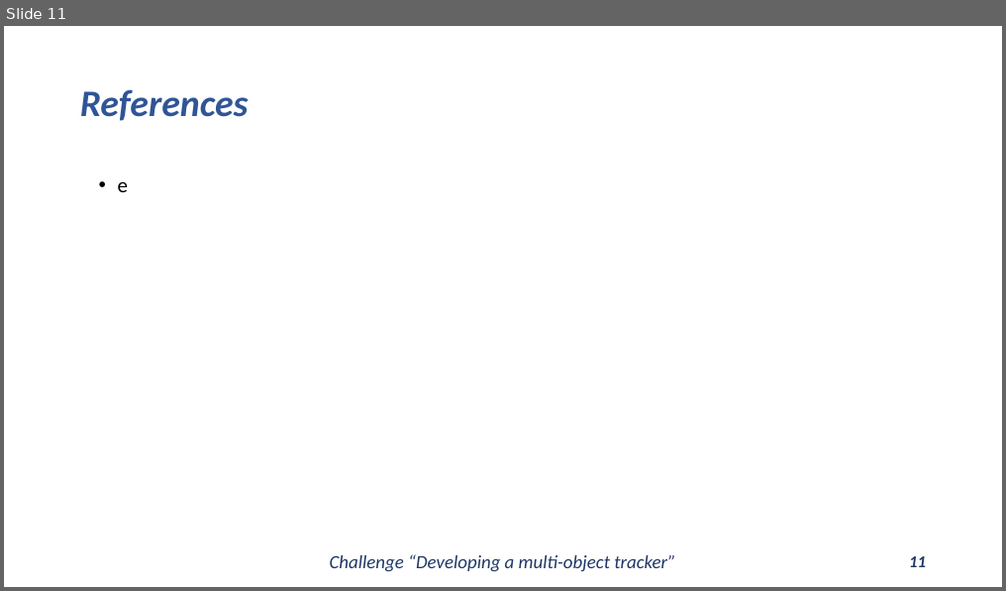
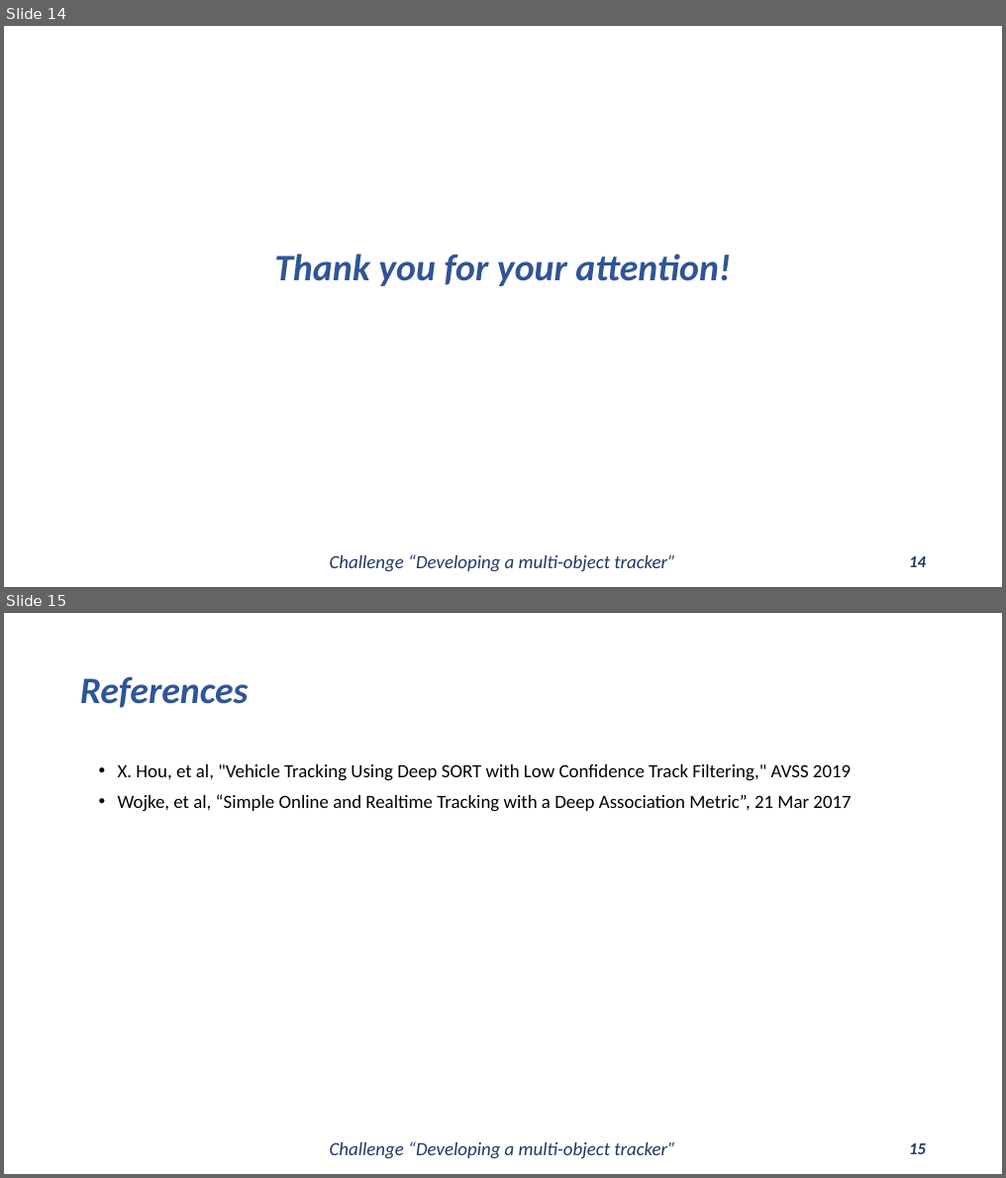
Before and after one commit to Javimh18/DL4VSP, a slide deck: dlvsp_challenge_material/challenge.pptx. Shown one above the other, each under a label of ours: slide 11 before the commit, slides 14 and 15 after it. The pictures are 1006x591 and 1006x1178 pixels, drawn with LibreOffice and Linux fonts; fonts in the diff are those of the drawing. Boxes give left, top, right and bottom in pixels: in the first picture for what was removed or moved away, otherwise in the second. Text is boxed around its words. In the diff, an @@ line names an element or a change of style, - is before the commit and + after.

```diff
--- a/dlvsp_challenge_material/challenge.pptx
+++ b/dlvsp_challenge_material/challenge.pptx
@@ slide 15 added at [4,613,1002,1174], background #FFFFFF @@
@@ title added at [80,676,249,708], 36 pt, text #2F5597, bold, italic @@
+References
@@ subtitle added at [118,764,850,812], 18 pt, text #000000 @@
+• X. Hou, et al, "Vehicle Tracking Using Deep SORT with Low Confidence Track Filtering," AVSS 2019
+• Wojke, et al, “Simple Online and Realtime Tracking with a Deep Association Metric”, 21 Mar 2017
@@ text added at [330,1142,676,1159], 18 pt, text #203864, italic @@
+Challenge “Developing a multi-object tracker”
@@ page number added at [909,1144,926,1155], 16 pt, text #203864, bold, italic @@
+15
@@ what was slide 11 is now slide 14 @@
@@ slide 14 changed as well @@
@@ title removed at [80,89,249,121] @@
-References
@@ subtitle removed at [118,182,128,192] @@
-• e
@@ title added at [274,254,731,286], 36 pt, text #2F5597, bold, italic @@
+Thank you for your attention!
@@ page number at [909,557,926,568]: text changed @@
-11
+14
```
Also in this commit, not shown: 10 other slides changed, 3 other slides added.
